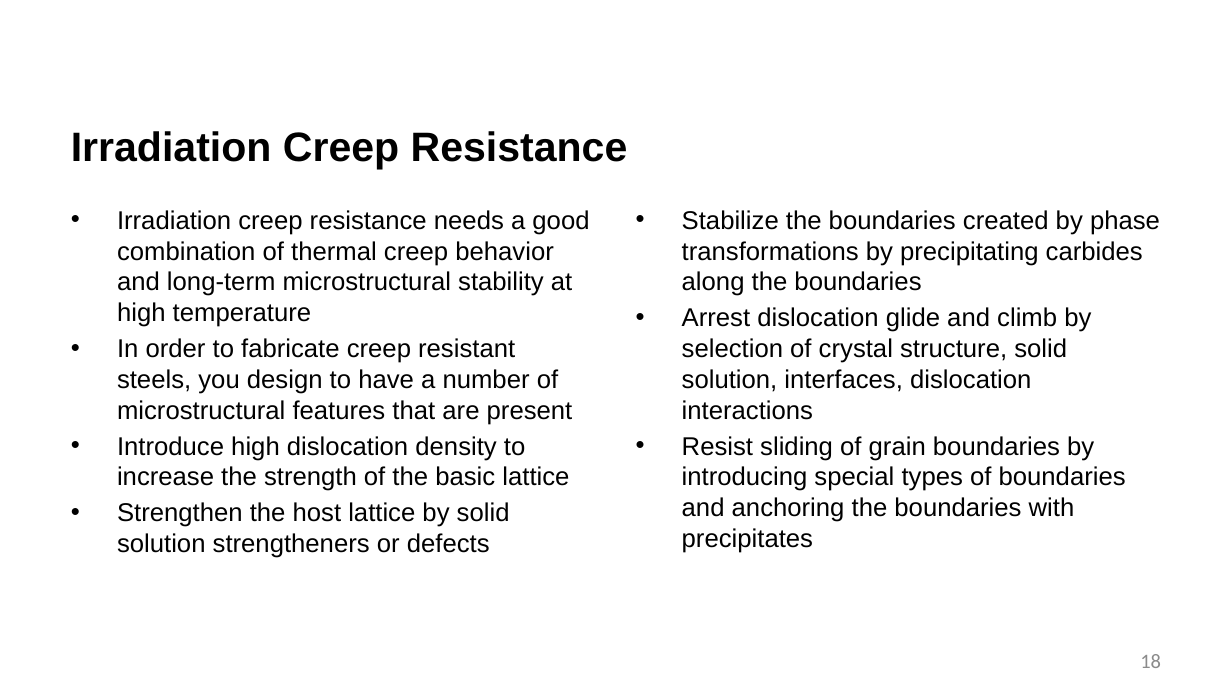
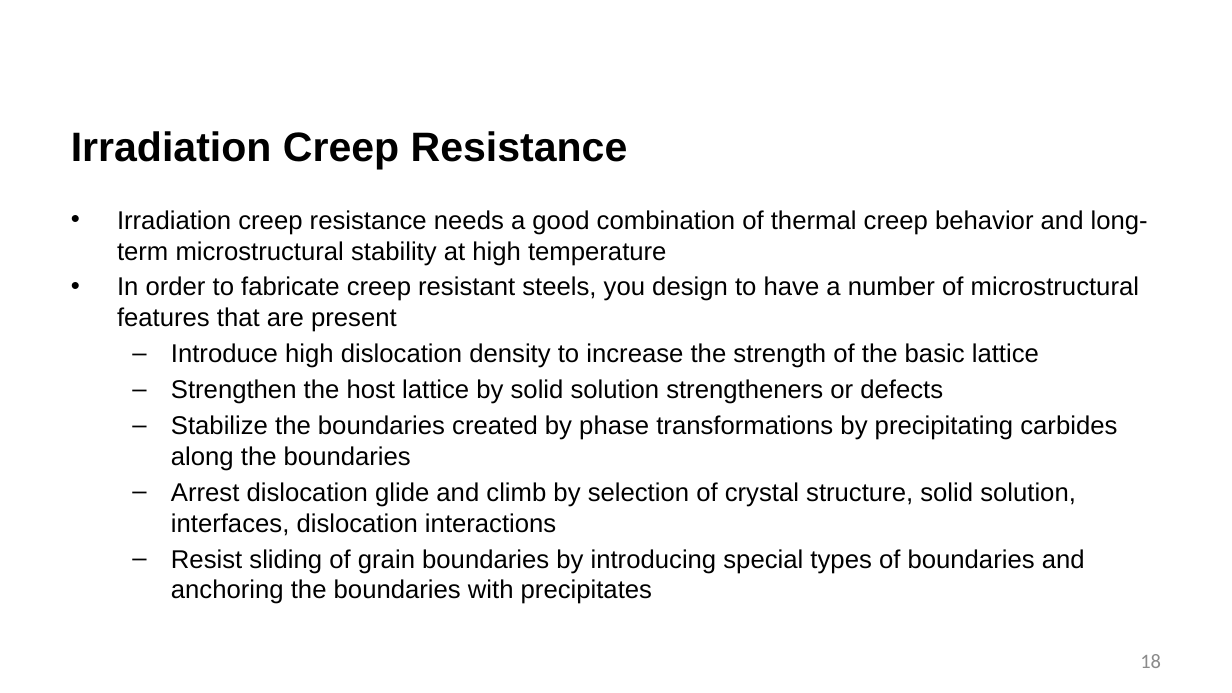
Before and after one commit to benbeeler/TEACHING, a slide deck: slide 18 of Advanced Reactor Materials/Fall2025/Lec18_AdvancedCladding.pptx. Drawn at 1232x693 pixels with LibreOffice and Linux fonts; fonts in the diff are those of the drawing; background and template pictures are left out. Boxes give left, top, right and bottom in pixels: in the first picture for what was removed or moved away, otherwise in the second. Text is boxed around its words. In the diff, an @@ line names an element or a change of style, - is before the commit and + after.

```diff
--- a/Advanced Reactor Materials/Fall2025/Lec18_AdvancedCladding.pptx
+++ b/Advanced Reactor Materials/Fall2025/Lec18_AdvancedCladding.pptx
@@ text removed at <box>682,210,1160,553</box> @@
-• Stabilize the boundaries created by phase transformations by precipitating carbides along the boundaries
-• Arrest dislocation glide and climb by selection of crystal structure, solid solution, interfaces, dislocation interactions
-• Resist sliding of grain boundaries by introducing special types of boundaries and anchoring the boundaries with precipitates
@@ text at <box>171,343,1039,404</box>: bullet • to –; list level 1 to 2 in "Introduce high dislocation density to ..."; list level 1 to 2 in "Strengthen the host lattice by ..." @@
@@ text at <box>171,415,1117,604</box>: paragraphs added @@
+  – Stabilize the boundaries created by phase transformations by precipitating carbides along the boundaries
+  – Arrest dislocation glide and climb by selection of crystal structure, solid solution, interfaces, dislocation interactions
+  – Resist sliding of grain boundaries by introducing special types of boundaries and anchoring the boundaries with precipitates
```
Also in this commit, not shown: 4 other slides changed, 3 slides removed, 12 other files.
